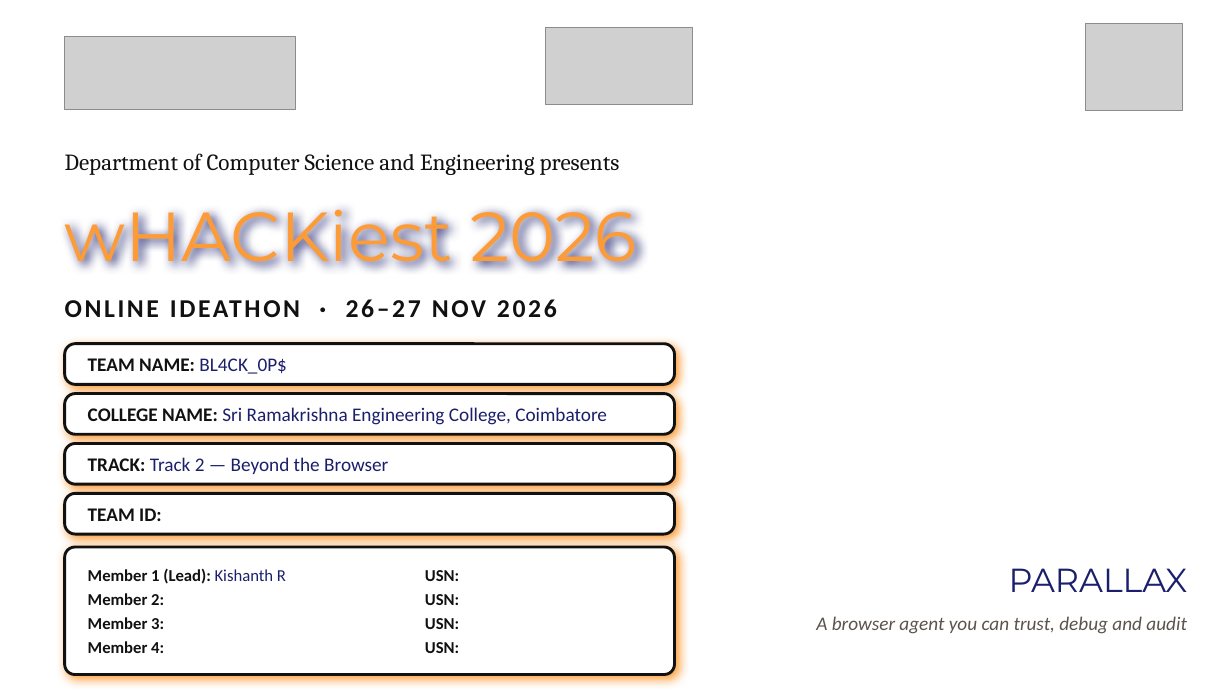
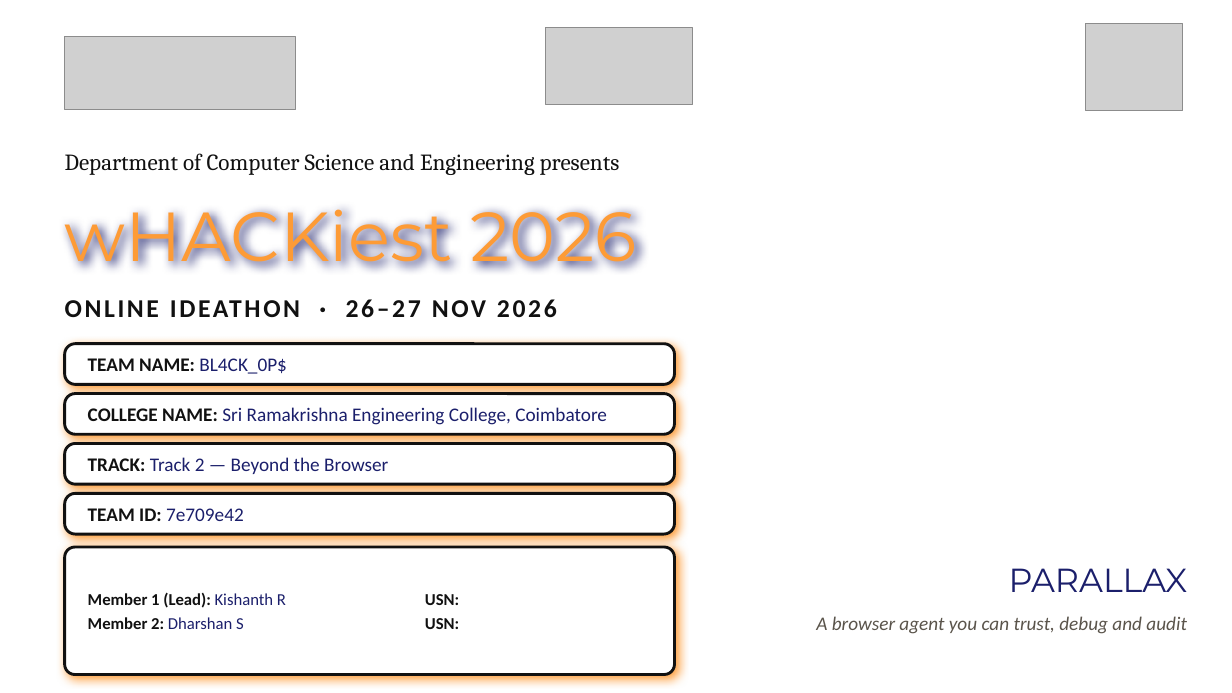
Before and after one commit to BL4CK-0PS/PARALLAX, a slide deck: slide 1 of BL4CK_0P_Track2.pptx. Drawn at 1232x693 pixels with LibreOffice and Linux fonts; fonts in the diff are those of the drawing; grey boxes stand for pictures; background and template pictures are left out. Boxes give left, top, right and bottom in pixels: in the first picture for what was removed or moved away, otherwise in the second. Text is boxed around its words. In the diff, an @@ line names an element or a change of style, - is before the commit and + after.

```diff
--- a/BL4CK_0P_Track2.pptx
+++ b/BL4CK_0P_Track2.pptx
@@ text at <box>88,508,244,521</box>: text changed; text colour #111111 to #1B1F6B; bold off @@
-TEAM ID:
+TEAM ID: 7e709e42
@@ text at <box>88,617,244,629</box>: text changed; text colour #111111 to #1B1F6B; bold off @@
-Member 2:
-Member 3:
-Member 4:
+Member 2: Dharshan S
@@ text at <box>425,618,459,653</box>: paragraphs removed @@
-USN:
-USN:
```
Also in this commit, not shown: 6 other slides changed, 1 slide added, 1 slide removed, 25 other files.
